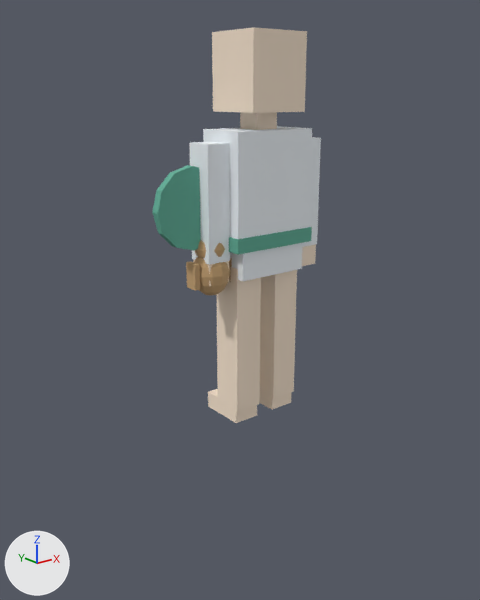
What one commit did to the glTF model characters/athena.glb.
Before and after are seen from a 50 mm camera at (-2.41, -2.85, 1.88) aimed at (-0.07, 0.07, 0.71). The lights are fixed; the arrows at lower left show +X, +Y and +Z. The older version comes first. Where no turn or scale is listed for an object, it has been applied to the vertices. Vertices at exactly the same position are counted once.

The older version as bpy lines, for what is in view:
```python
ob_arm_l_hand = bpy.data.objects.new('arm_L_hand', me_cube_010)
ob_arm_l_hand.parent = ob_arm_l
ob_arm_l_hand.location = (0.0, 0.0, -0.66)
ob_arm_l_hand.scale = (0.065, 0.075, 0.07)
ob_arm_l_upper = bpy.data.objects.new('arm_L_upper', me_cube_009)
ob_arm_l_upper.parent = ob_arm_l
ob_arm_l_upper.location = (0.0, 0.0, -0.3)
ob_arm_l_upper.scale = (0.07, 0.08, 0.31)
ob_arm_r_hand = bpy.data.objects.new('arm_R_hand', me_cube_012)
ob_arm_r_hand.parent = ob_arm_r
ob_arm_r_hand.location = (0.0, 0.0, -0.66)
ob_arm_r_hand.scale = (0.065, 0.075, 0.07)
ob_arm_r_upper = bpy.data.objects.new('arm_R_upper', me_cube_011)
ob_arm_r_upper.parent = ob_arm_r
ob_arm_r_upper.location = (0.0, 0.0, -0.3)
ob_arm_r_upper.scale = (0.07, 0.08, 0.31)
ob_leg_l_foot = bpy.data.objects.new('leg_L_foot', me_cube_014)
ob_leg_l_foot.parent = ob_leg_l
ob_leg_l_foot.location = (0.0, 0.06, -0.88)
ob_leg_l_foot.scale = (0.08, 0.14, 0.05)
ob_leg_r_foot = bpy.data.objects.new('leg_R_foot', me_cube_016)
ob_leg_r_foot.parent = ob_leg_r
ob_leg_r_foot.location = (0.0, 0.06, -0.88)
ob_leg_r_foot.scale = (0.08, 0.14, 0.05)
ob_outfit_belt_0 = bpy.data.objects.new('outfit_belt_0', me_cube_017)
ob_outfit_belt_0.parent = ob_athena
ob_outfit_belt_0.location = (0.0, 0.0, 1.1)
ob_outfit_belt_0.scale = (0.27, 0.16, 0.04)
ob_prop_owl_1 = bpy.data.objects.new('prop_owl_1', me_sphere_002)
ob_prop_owl_1.parent = ob_prop_owl
ob_prop_owl_1.location = (0.0, 0.0, 0.2)
ob_prop_owl_1.scale = (0.09, 0.09, 0.09)
ob_prop_owl_5 = bpy.data.objects.new('prop_owl_5', me_cube_018)
ob_prop_owl_5.parent = ob_prop_owl
ob_prop_owl_5.location = (-0.12, 0.0, 0.06)
ob_prop_owl_5.scale = (0.015, 0.04, 0.07)
# also in view: 'head' at (0.0, 0.0, 1.98); 'torso' at (0.0, 0.0, 1.38); 'leg_L_shin' at (-0.14, 0.0, 0.53); 'leg_R_shin' at (0.14, 0.0, 0.53); 'prop_owl_0' at (-0.33, 0.0, 0.94)
```
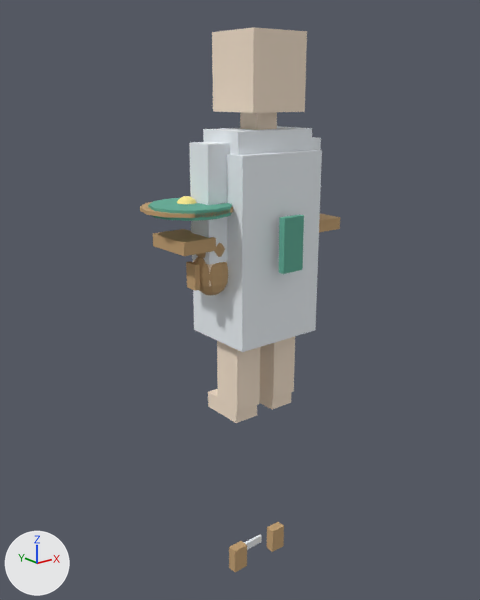
Patch to the scene script:
```diff
--- a/characters/athena.glb.py
+++ b/characters/athena.glb.py
@@ me_cube_010 @@
 me_cube_010.from_pydata(...)  # 8 vertices, 12 faces; spans x -1.0..1.0, y -1.0..1.0, z -1.0..1.0
-me_cube_010.materials.append(mat_athena_skin)  # beige #f8e5cf
+me_cube_010.materials.append(mat_athena_primary)  # white #eff5f9
@@ me_cube_018 @@
 # used by ob_prop_owl_5; parent = ob_prop_owl; location = (-0.12, 0.0, 0.06); scale = (0.015, 0.04, 0.07)
-me_cube_018.from_pydata(...)  # 8 vertices, 12 faces; spans x -1.0..1.0, y -1.0..1.0, z -1.0..1.0
-me_cube_018.materials.append(mat_athena_brown)  # brown #c4a072
+me_cube_018.from_pydata(...)  # 8 vertices, 12 faces; spans x -0.28..0.28, y -0.23..0.23, z -0.52..0.52
+# me_cube_018 part 1: the whole mesh is scaled about its middle by (0.28, 0.23, 0.525)
+me_cube_018.materials.append(mat_athena_primary)  # white #eff5f9
@@ me_cube_012 @@
 me_cube_012.from_pydata(...)  # 8 vertices, 12 faces; spans x -1.0..1.0, y -1.0..1.0, z -1.0..1.0
-me_cube_012.materials.append(mat_athena_skin)  # beige #f8e5cf
+me_cube_012.materials.append(mat_athena_primary)  # white #eff5f9
@@ ob_arm_l_upper @@
-ob_arm_l_upper = bpy.data.objects.new('arm_L_upper', me_cube_009)
+ob_arm_l_upper = bpy.data.objects.new('arm_L_upper', me_cube_010)
 ob_arm_l_upper.parent = ob_arm_l
@@ ob_prop_owl_1 @@
-ob_prop_owl_1 = bpy.data.objects.new('prop_owl_1', me_sphere_002)
+ob_prop_owl_1 = bpy.data.objects.new('prop_owl_1', me_sphere_004)
 ob_prop_owl_1.parent = ob_prop_owl
@@ ob_arm_r_upper @@
-ob_arm_r_upper = bpy.data.objects.new('arm_R_upper', me_cube_011)
+ob_arm_r_upper = bpy.data.objects.new('arm_R_upper', me_cube_012)
 ob_arm_r_upper.parent = ob_arm_r
@@ ob_leg_l_shin @@
-ob_leg_l_shin = bpy.data.objects.new('leg_L_shin', me_cube_013)
+ob_leg_l_shin = bpy.data.objects.new('leg_L_shin', me_cube_014)
 ob_leg_l_shin.parent = ob_leg_l
@@ ob_leg_r_shin @@
-ob_leg_r_shin = bpy.data.objects.new('leg_R_shin', me_cube_015)
+ob_leg_r_shin = bpy.data.objects.new('leg_R_shin', me_cube_016)
 ob_leg_r_shin.parent = ob_leg_r
@@ ob_outfit_belt_0 @@
-ob_outfit_belt_0 = bpy.data.objects.new('outfit_belt_0', me_cube_017)
+ob_outfit_belt_0 = bpy.data.objects.new('outfit_belt_0', me_cube_019)
 ob_outfit_belt_0.parent = ob_athena
@@ ob_outfit_shield_0 @@
 ob_outfit_shield_0.location = (-0.44, 0.02, 1.3)
-ob_outfit_shield_0.rotation_euler = (1.571, 0.0, 0.0)  # degrees (90, 0, 0)
@@ ob_outfit_tunic_0 @@
+ob_outfit_tunic_0 = bpy.data.objects.new('outfit_tunic_0', me_cube_018)
+ob_outfit_tunic_0.location = (0.0, 0.02, 1.05)
@@ ob_outfit_shield_2 @@
+ob_outfit_shield_2 = bpy.data.objects.new('outfit_shield_2', me_cylinder_001)  # a 12-sided cylinder along z spanning x -0.25..0.25, y -0.25..0.25, z -0.01..0.01; in mat_athena_secondary (brown #c4a072)
+ob_outfit_shield_2.location = (-0.44, 0.05, 1.3)
@@ ob_outfit_sandals_2 @@
+ob_outfit_sandals_2 = bpy.data.objects.new('outfit_sandals_2', me_cube_029)  # a box spanning x -0.09..0.09, y -0.01..0.01, z -0.025..0.025; in mat_athena_primary (white #eff5f9)
+ob_outfit_sandals_2.location = (0.0, 0.05, -1.0)
@@ ob_outfit_sandals_1 @@
+ob_outfit_sandals_1 = bpy.data.objects.new('outfit_sandals_1', me_cube_028)  # a box spanning x -0.05..0.05, y -0.03..0.03, z -0.08..0.08; in mat_athena_secondary (brown #c4a072)
+ob_outfit_sandals_1.location = (0.16, -0.02, -0.98)
@@ ob_outfit_sandals_0 @@
+ob_outfit_sandals_0 = bpy.data.objects.new('outfit_sandals_0', me_cube_028.copy())
+ob_outfit_sandals_0.location = (-0.16, -0.02, -0.98)
@@ ob_outfit_armor_4 @@
+ob_outfit_armor_4 = bpy.data.objects.new('outfit_armor_4', me_cube_026)  # a box spanning x -0.07..0.07, y -0.02..0.02, z -0.15..0.15; in mat_athena_accent (green #60ad97)
+ob_outfit_armor_4.location = (0.0, -0.28, 1.1)
@@ ob_outfit_armor_2 @@
+ob_outfit_armor_2 = bpy.data.objects.new('outfit_armor_2', me_cube_024)  # a box spanning x -0.1..0.1, y -0.15..0.15, z -0.035..0.035; in mat_athena_secondary (brown #c4a072)
+ob_outfit_armor_2.location = (-0.47, 0.05, 1.12)
@@ ob_outfit_armor_1 @@
+ob_outfit_armor_1 = bpy.data.objects.new('outfit_armor_1', me_cube_024.copy())
+ob_outfit_armor_1.location = (0.47, 0.05, 1.12)
```

Changed parts and their boxes (x1, y1, x2, y2) in the pictures (480 x 600 px; the box of a moved part takes in the faces that stretch with it):
'outfit_tunic_0', added
    after: (193, 149, 322, 352)
'outfit_shield_0', turned
    before: (152, 165, 201, 250)
    after: (148, 198, 232, 221)
'outfit_armor_4', added (green)
    after: (279, 215, 304, 274)
'outfit_armor_2', added (brown)
    after: (153, 229, 216, 256)
'outfit_belt_0', recoloured
    both: (229, 227, 312, 255)
'outfit_sandals_0', added (brown)
    after: (229, 541, 247, 572)
'outfit_sandals_1', added (brown)
    after: (267, 522, 284, 552)
'outfit_shield_2', added (brown)
    after: (140, 202, 233, 218)
'outfit_armor_1', added
    after: (319, 214, 340, 232)
'arm_R_hand', recoloured
    both: (302, 244, 316, 266)
'outfit_sandals_2', added
    after: (244, 534, 262, 549)
'arm_L_hand', recoloured
    both: (193, 260, 229, 286)
part 1 of me_cube_018, moved or reshaped
    before: (186, 261, 200, 291)
    after: (193, 150, 322, 352)
'torso', unchanged, covered by the edit
    before: (203, 126, 312, 239)
    after: (203, 126, 312, 155)
'hips', unchanged, covered by the edit
    before: (230, 243, 303, 281)
